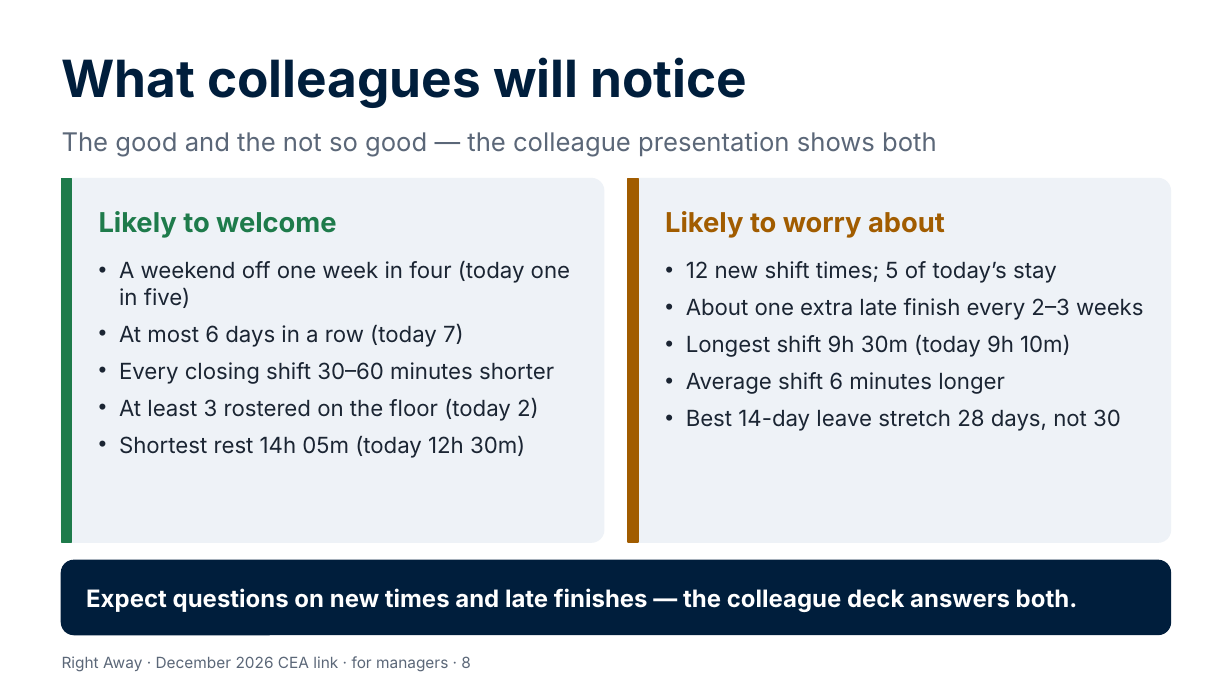
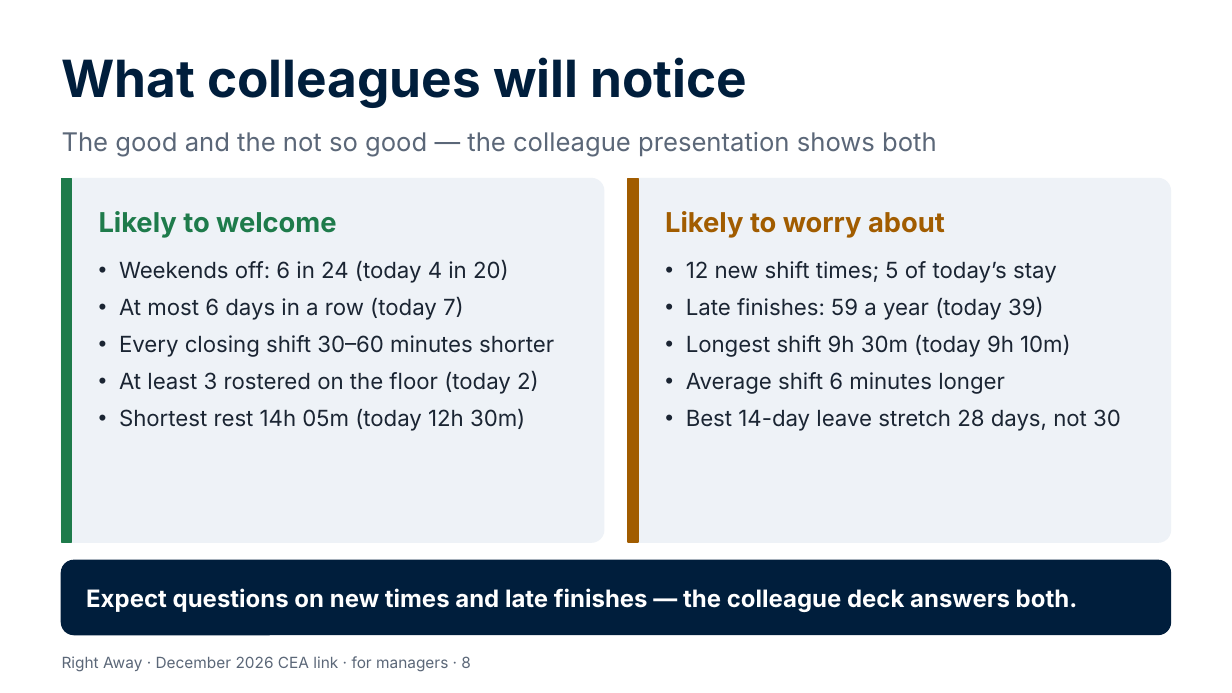
Before and after one commit to Garethdavidmiller/roster-app, a slide deck: slide 8 of docs/links-24/presentations/Right-Away-for-managers.pptx. Drawn at 1232x693 pixels with LibreOffice and Linux fonts; fonts in the diff are those of the drawing. Boxes give left, top, right and bottom in pixels: in the first picture for what was removed or moved away, otherwise in the second. Text is boxed around its words. In the diff, an @@ line names an element or a change of style, - is before the commit and + after.

```diff
--- a/docs/links-24/presentations/Right-Away-for-managers.pptx
+++ b/docs/links-24/presentations/Right-Away-for-managers.pptx
@@ text at <box>119,259,509,283</box>: text changed @@
-• A weekend off one week in four (today one in five)
+• Weekends off: 6 in 24 (today 4 in 20)
@@ text at <box>686,296,1044,320</box>: text changed @@
-• About one extra late finish every 2–3 weeks
+• Late finishes: 59 a year (today 39)
```
Also in this commit, not shown: 1 other slide changed, 21 other files.
